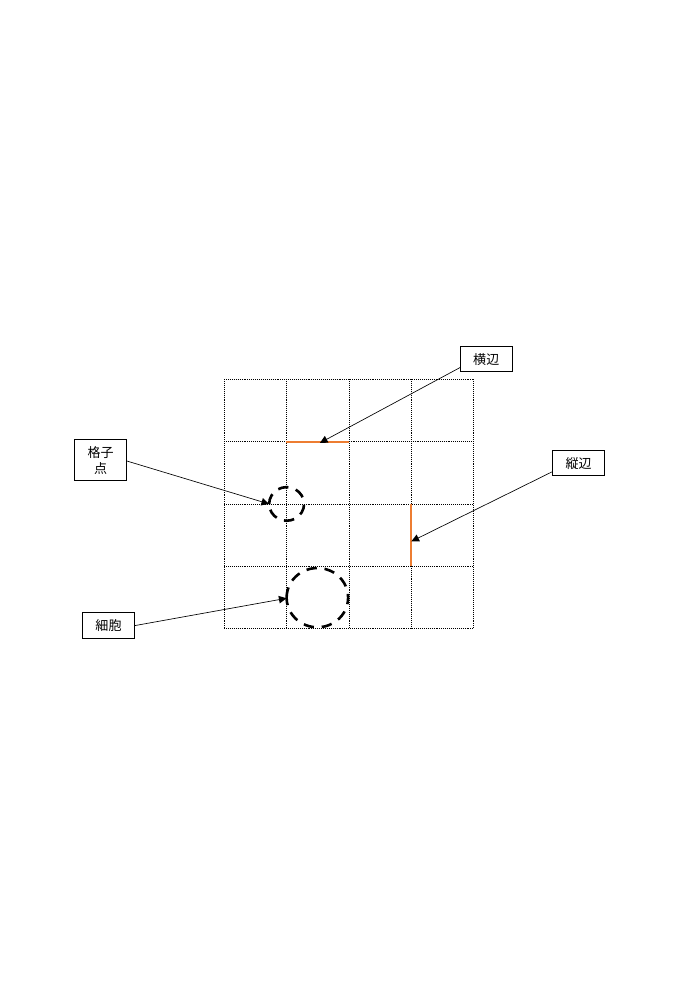
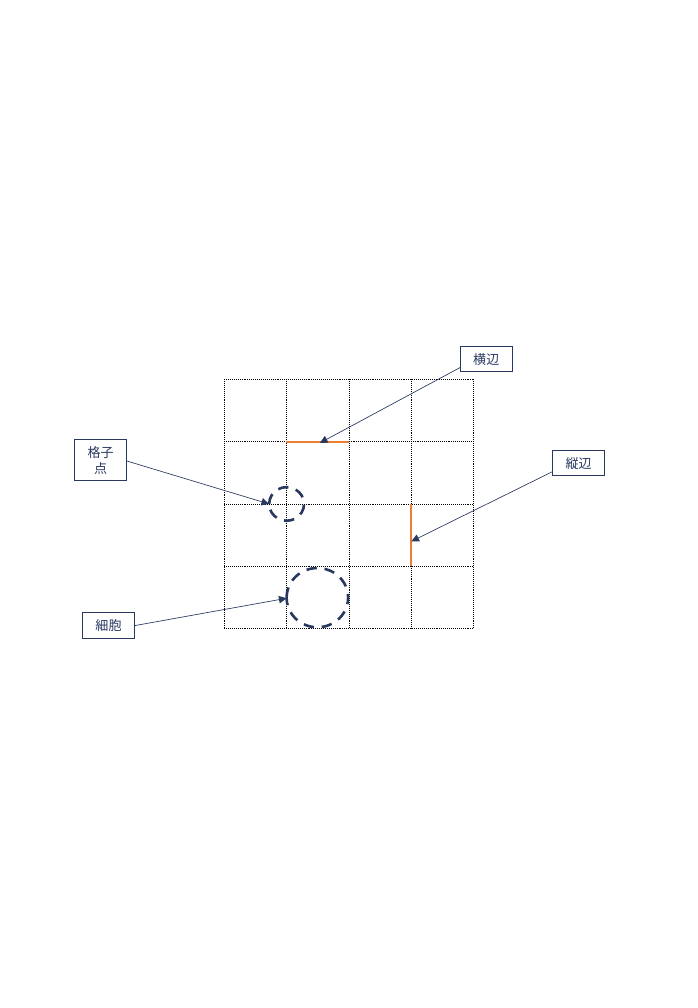
Before and after one commit to itkmaingit/Graduation_Thesis, a slide deck: slide 4 of making/forSVG.pptx. Drawn at 698x1008 pixels with LibreOffice and Linux fonts; fonts in the diff are those of the drawing. Boxes give left, top, right and bottom in pixels: in the first picture for what was removed or moved away, otherwise in the second. Text is boxed around its words. In the diff, an @@ line names an element or a change of style, - is before the commit and + after.

```diff
--- a/making/forSVG.pptx
+++ b/making/forSVG.pptx
@@ arrow (461, 368) - (320, 443): stroke #000000 0.5 pt to #28385E 0.5 pt @@
@@ arrow (127, 462) - (269, 504): stroke #000000 0.5 pt to #28385E 0.5 pt @@
@@ arrow (553, 472) - (411, 542): stroke #000000 0.5 pt to #28385E 0.5 pt @@
@@ ellipse at box(269, 488, 304, 521): outline #000000 2 pt dashed to #28385E 2 pt dashed @@
@@ ellipse at box(287, 568, 348, 627): outline #000000 2 pt dashed to #28385E 2 pt dashed @@
@@ arrow (135, 625) - (287, 598): stroke #000000 0.5 pt to #28385E 0.5 pt @@
@@ text colour #000000 to #28385E; outline #000000 0.75 pt to #28385E 0.75 pt in 4 elements at box(461, 346, 513, 371), box(553, 450, 605, 476), box(74, 440, 127, 481), box(83, 613, 135, 638) @@
```
Also in this commit, not shown: 2 other slides changed, 18 slides added, 1 slide removed, 13 other files.
